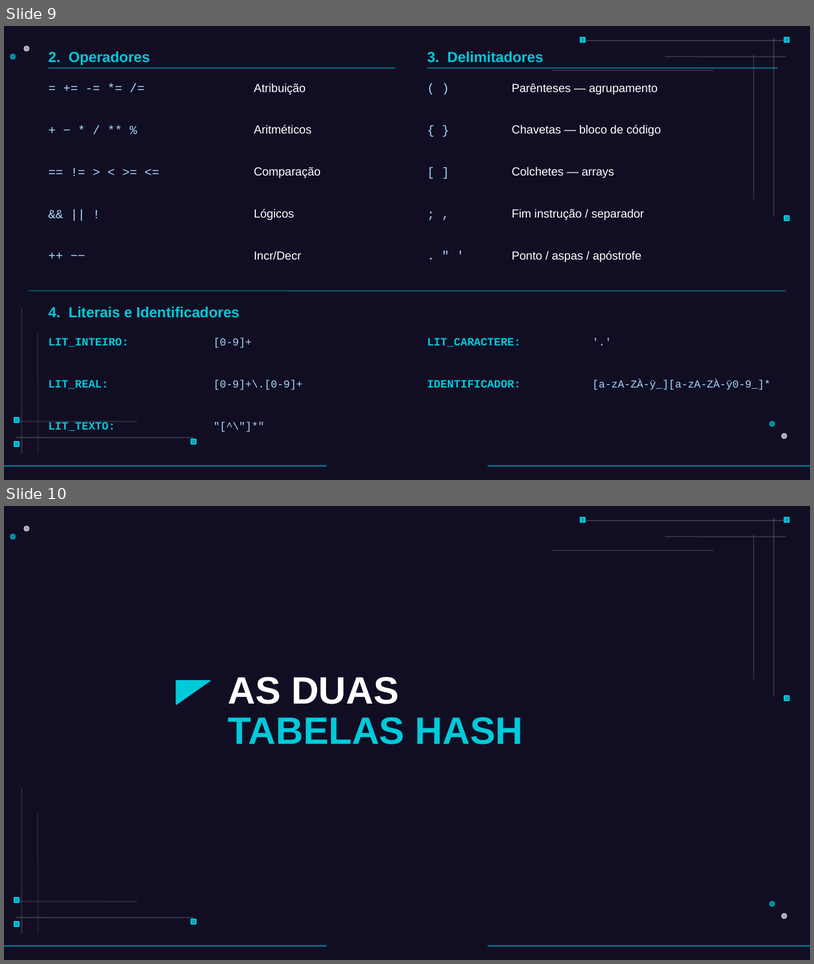
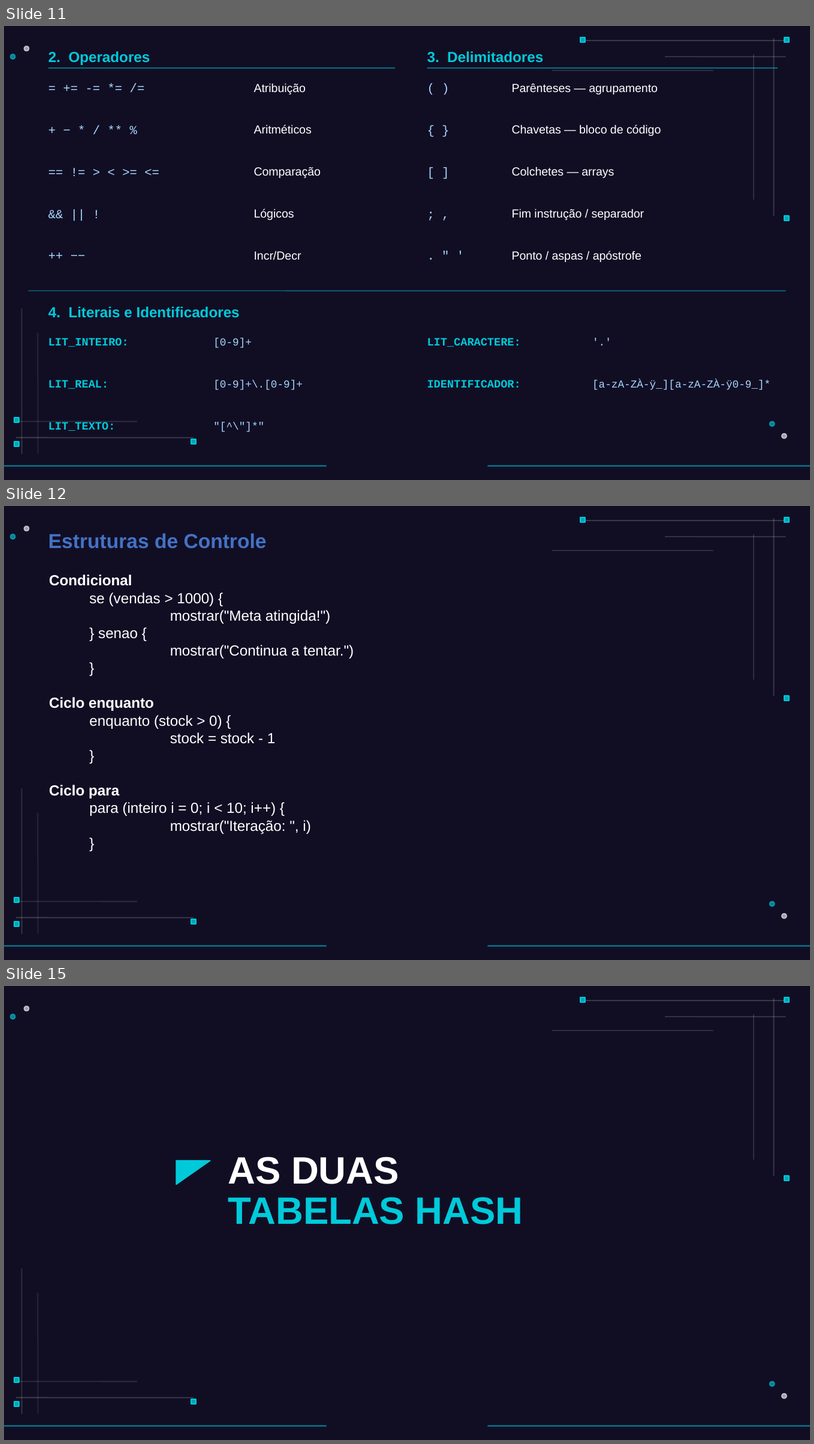
Before and after one commit to Geraldo-niuare/Hidra_Lexer, a slide deck: Hidra_Apresentacao.pptx. Shown one above the other, each under a label of ours: slides 9 and 10 before the commit, slides 11, 12 and 15 after it; the slides between them are not shown. The pictures are 814x964 and 814x1444 pixels, drawn with LibreOffice and Linux fonts; fonts in the diff are those of the drawing. Boxes give left, top, right and bottom in pixels: in the first picture for what was removed or moved away, otherwise in the second. Text is boxed around its words. In the diff, an @@ line names an element or a change of style, - is before the commit and + after.

```diff
--- a/Hidra_Apresentacao.pptx
+++ b/Hidra_Apresentacao.pptx
@@ slide 12 added at [4,506,810,960], background #110E24 @@
@@ rectangle added at [581,517,585,522], fill #00CADA at 80% opacity, outline #00CADA 1 pt @@
@@ line added from (585, 520) to (786, 520), #FFFFFF 1 pt @@
@@ line added from (774, 518) to (774, 696), #FFFFFF 1 pt @@
@@ rectangle added at [785,517,789,522], fill #00CADA at 80% opacity, outline #00CADA 1 pt @@
@@ ellipse added at [11,534,15,539], fill #00CADA at 60% opacity, outline #00CADA 1 pt @@
@@ ellipse added at [24,526,29,531], fill #FFFFFF at 60% opacity, outline #FFFFFF 1 pt @@
@@ text added at [48,533,267,549], 18 pt, text #4472C4, bold @@
+Estruturas de Controle
@@ line added from (665, 537) to (786, 537), #FFFFFF 1 pt @@
@@ line added from (754, 534) to (754, 679), #FFFFFF 1 pt @@
@@ line added from (552, 550) to (714, 550), #FFFFFF 1 pt @@
@@ text added at [49,574,354,834], 13 pt, text #FFFFFF @@
+Condicional
+  se (vendas > 1000) {
+  mostrar("Meta atingida!")
+  } senao {
+  mostrar("Continua a tentar.")
+  }
+Ciclo enquanto
+  enquanto (stock > 0) {
+  stock = stock - 1
+  }
+Ciclo para
+  para (inteiro i = 0; i < 10; i++) {
+  mostrar("Iteração: ", i)
+  }
@@ rectangle added at [785,696,789,700], fill #00CADA at 80% opacity, outline #00CADA 1 pt @@
@@ line added from (22, 788) to (22, 933), #FFFFFF 1 pt @@
@@ line added from (38, 813) to (38, 933), #FFFFFF 1 pt @@
@@ rectangle added at [14,897,20,902], fill #00CADA at 80% opacity, outline #00CADA 1 pt @@
@@ line added from (16, 901) to (137, 901), #FFFFFF 1 pt @@
@@ ellipse added at [770,901,775,906], fill #00CADA at 60% opacity, outline #00CADA 1 pt @@
@@ line added from (16, 917) to (194, 917), #FFFFFF 1 pt @@
@@ rectangle added at [191,919,196,924], fill #00CADA at 80% opacity, outline #00CADA 1 pt @@
@@ ellipse added at [782,913,787,918], fill #FFFFFF at 60% opacity, outline #FFFFFF 1 pt @@
@@ rectangle added at [14,921,20,926], fill #00CADA at 80% opacity, outline #00CADA 1 pt @@
@@ line added from (4, 945) to (327, 945), #00CADA 1.2 pt @@
@@ line added from (488, 945) to (810, 945), #00CADA 1.2 pt @@
@@ what was slide 9 is now slide 11 @@
@@ what was slide 10 is now slide 15 @@
```
Also in this commit, not shown: 1 slide changed, 4 other slides added, 9 other files.
